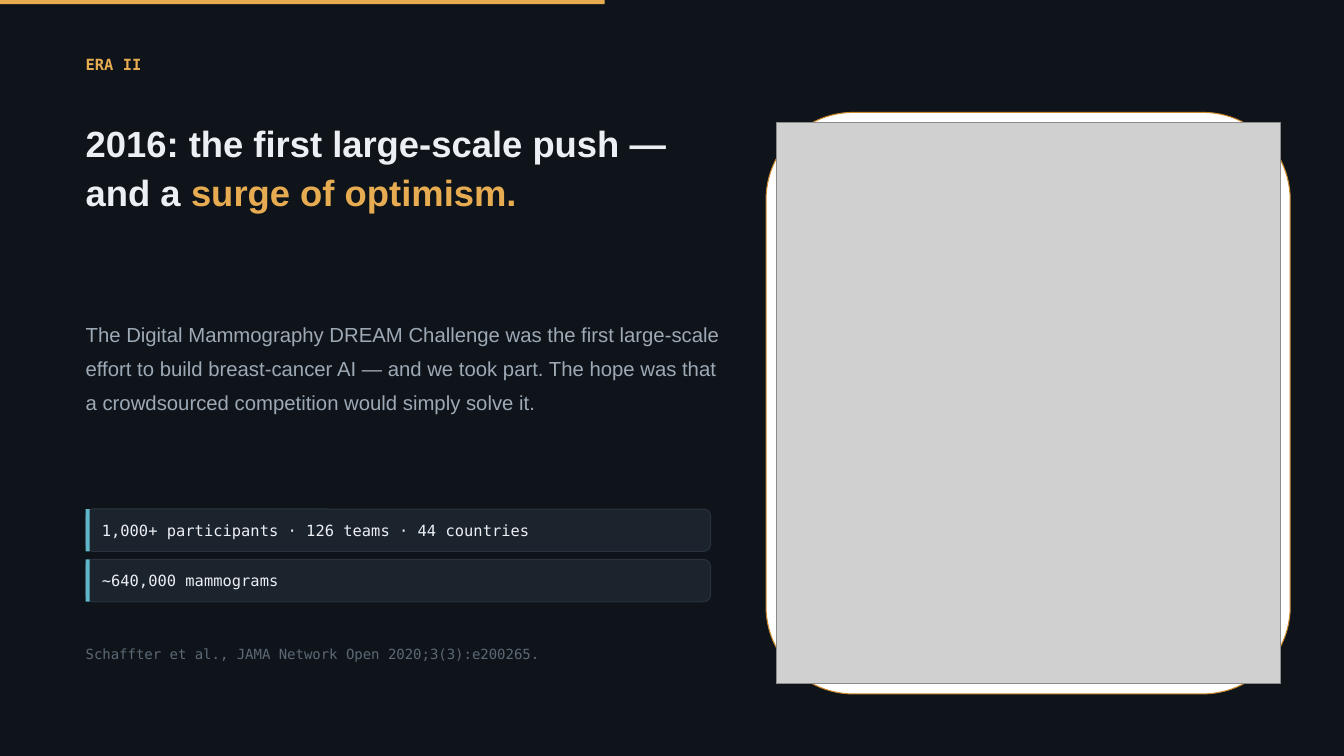
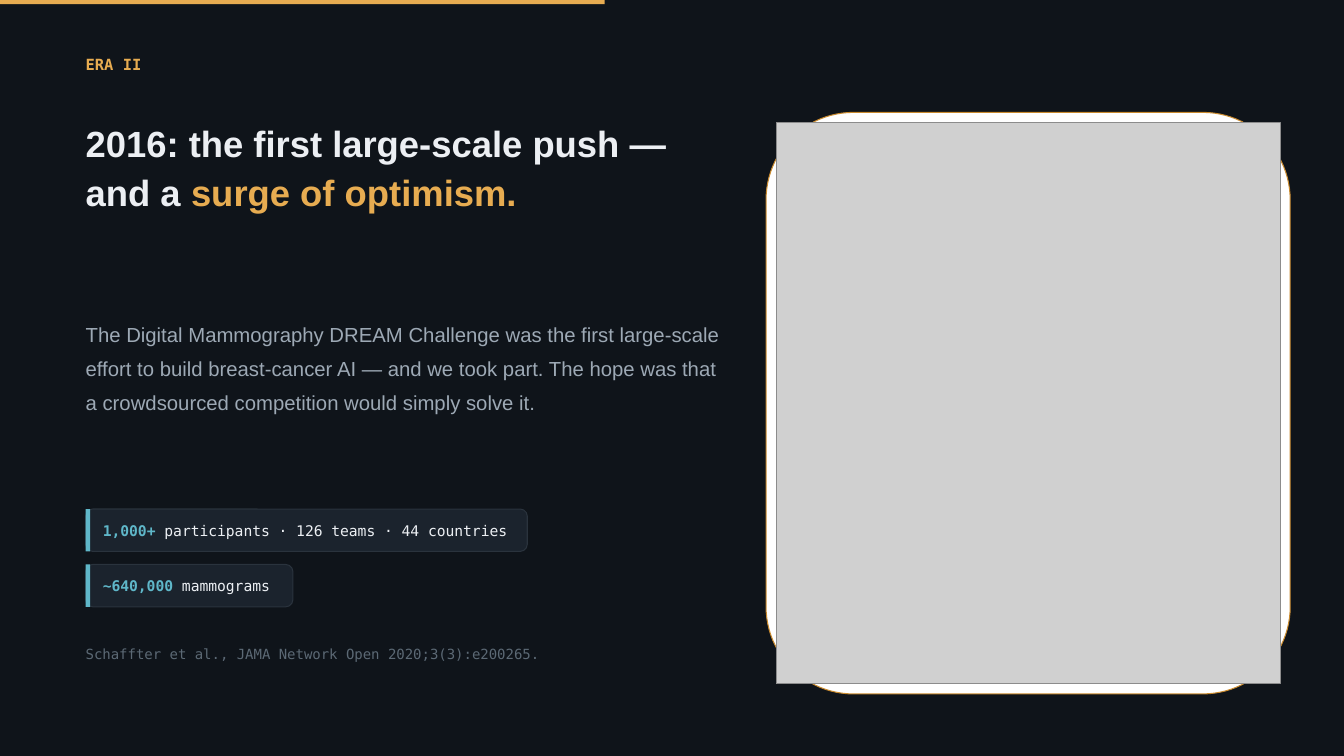
Before and after one commit to Emory-HITI/Mammo, a slide deck: slide 2 of keynote-iwbi-2026/pptx/sections/IWBI2026_Trivedi_02_EraII.pptx. Drawn at 1344x756 pixels with LibreOffice and Linux fonts; fonts in the diff are those of the drawing; grey boxes stand for pictures; background and template pictures are left out. Boxes give left, top, right and bottom in pixels: in the first picture for what was removed or moved away, otherwise in the second. Text is boxed around its words. In the diff, an @@ line names an element or a change of style, - is before the commit and + after.

```diff
--- a/keynote-iwbi-2026/pptx/sections/IWBI2026_Trivedi_02_EraII.pptx
+++ b/keynote-iwbi-2026/pptx/sections/IWBI2026_Trivedi_02_EraII.pptx
@@ rounded rectangle "1,000+ participants · 126 teams ...": place and size @@
-rounded rectangle "1,000+ participants · 126 teams ..." at [86,509,711,552]
+rounded rectangle "1,000+ participants · 126 teams ..." at [86,509,527,552]
@@ rounded rectangle "1,000+ participants · 126 teams ..." at [86,509,527,552]: size 11 to 10.5 pt; text colour #ECEFF3 to #5FB7C9, bold on in "1,000+" @@
@@ rectangle: place and size @@
-rectangle at [86,560,90,602]
+rectangle at [86,565,90,607]
@@ rounded rectangle "~640,000 mammograms": place and size @@
-rounded rectangle "~640,000 mammograms" at [86,560,711,602]
+rounded rectangle "~640,000 mammograms" at [86,565,293,607]
@@ rounded rectangle "~640,000 mammograms" at [86,565,293,607]: size 11 to 10.5 pt; text colour #ECEFF3 to #5FB7C9, bold on in "~640,000" @@
```
Also in this commit, not shown: 3 other slides changed, 1 other file.
